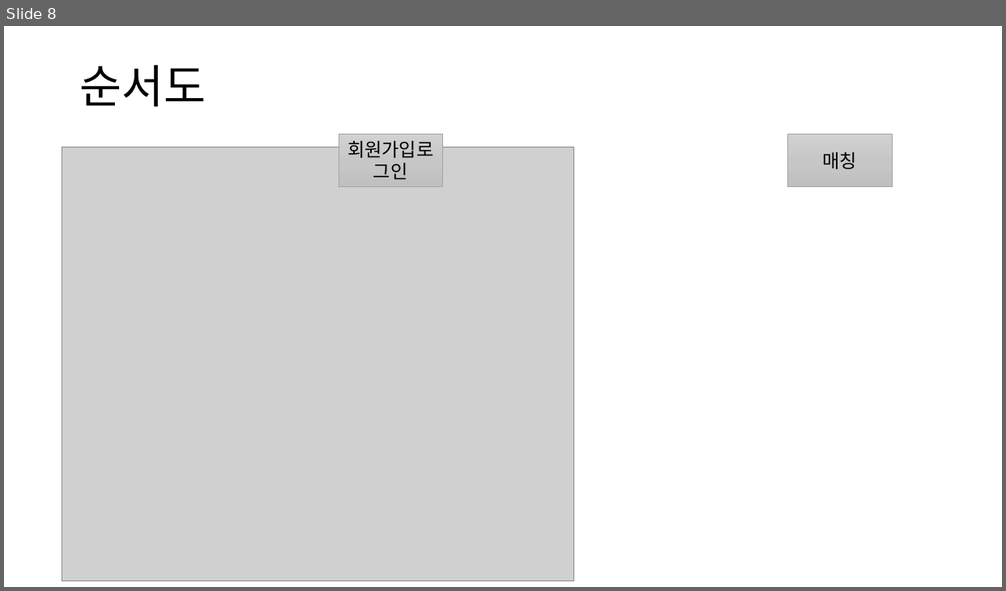
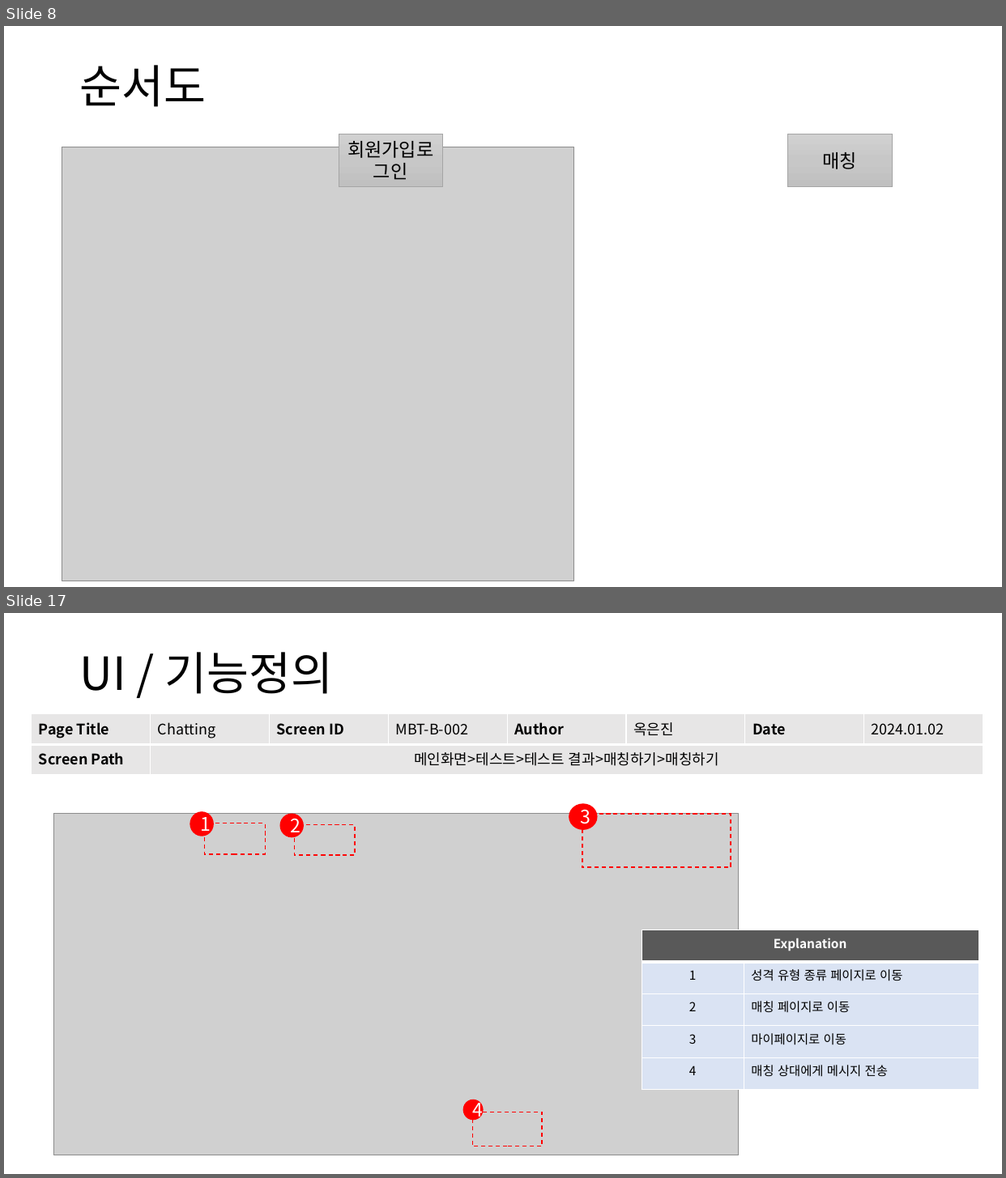
Before and after one commit to piepenie/NO6, a slide deck: MBTI 스토리보드.pptx. Shown one above the other, each under a label of ours: slide 8 before the commit, slides 8 and 17 after it; the slides between them are not shown. The pictures are 1006x591 and 1006x1178 pixels, drawn with LibreOffice and Linux fonts; fonts in the diff are those of the drawing; grey boxes stand for pictures. Boxes give left, top, right and bottom in pixels: in the first picture for what was removed or moved away, otherwise in the second. Text is boxed around its words. In the diff, an @@ line names an element or a change of style, - is before the commit and + after.

Commit message:
ui/function explanation

```diff
--- a/MBTI 스토리보드.pptx
+++ b/MBTI 스토리보드.pptx
@@ slide 17 added at (x1=4, y1=613, x2=1002, y2=1174), background #FFFFFF @@
@@ text added at (x1=80, y1=652, x2=334, y2=694), 44 pt, text #000000 @@
+UI / 기능정의
@@ table added at (x1=31, y1=714, x2=983, y2=775), 2 rows, 8 columns @@
+Page Title | Chatting | Screen ID | MBT-B-002 | Author | 옥은진 | Date | 2024.01.02
+Screen Path | 메인화면>테스트>테스트 결과>매칭하기>매칭하기 |  |  |  |  |  | 
@@ table added at (x1=641, y1=931, x2=979, y2=1090), 5 rows, 2 columns @@
+Explanation | 
+1 | 성격 유형 종류 페이지로 이동
+2 | 매칭 페이지로 이동
+3 | 마이페이지로 이동
+4 | 매칭 상대에게 메시지 전송
@@ group added at (x1=54, y1=804, x2=739, y2=1156): 4 rectangles, 4 ellipses, 1 picture @@
+1
+2
+3
+4
```
Also in this commit, not shown: 1 slide changed, 8 other slides added.
